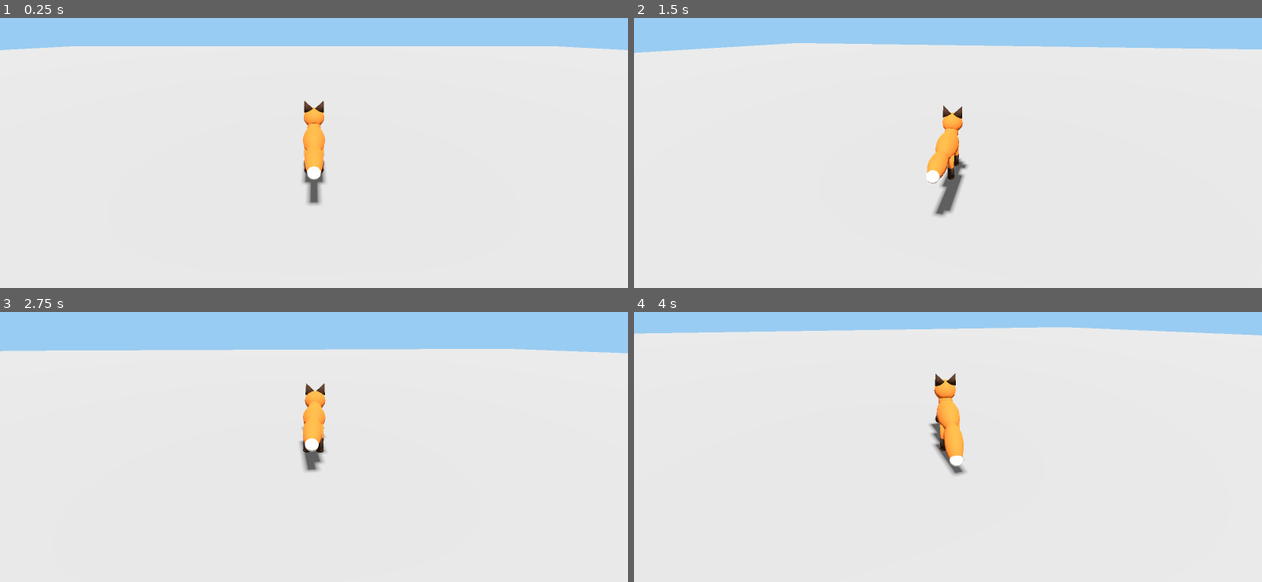
Above: before the commit, frames 1-4 (two rows, left to right).
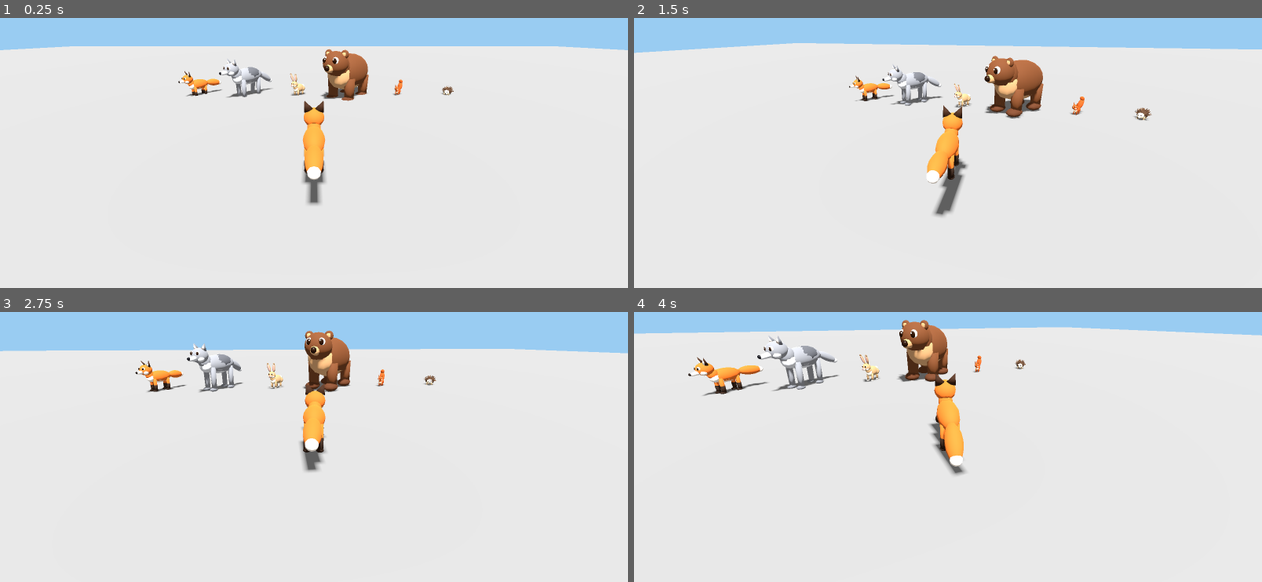
Above: after the commit, the same moments.

Repository: msveshnikov/forest
Game: Godot game, scene res://scenes/test/playground.tscn
The game is run twice, just before and just after one commit, with the same random seed, the same clock (stepped at 60 frames per second) and the same inputs. This scene is started directly instead of the project's main scene.
Inputs (mouse positions are in pixels of both pictures, inside the frame that each line leads up to):
- Up to frame 1 (0.25 s): no input
- Up to frame 2 (1.5 s): move the mouse to (979, 109) at 0.52 s; hold W (move_forward) from 0.53 s (still down); tap Space (jump) at 0.6, 0.77, 1.07 s; click (979, 109) at 0.67 s; move the mouse to (916, 112) at 1.27 s; tap F (attack) at 1.35 s; click (916, 112) at 1.42 s
- Up to frame 3 (2.75 s): keep holding W (move_forward); tap Space (jump) at 1.52, 1.55, 1.82, 2.3 s; move the mouse to (326, 398) at 2.02 s; tap E (interact) at 2.1 s; click (326, 398) at 2.17 s
- Up to frame 4 (4 s): keep holding W (move_forward); move the mouse to (941, 411) at 2.77 s; tap Shift (run) at 2.85 s; click (941, 411) at 2.92 s; tap Space (jump) at 3.02, 3.05, 3.32, 3.6, 3.77 s; move the mouse to (991, 409) at 3.52 s; click (991, 409) at 3.67 s

The runs differ from the first frame. In frame 1, 2.0% of the frame differs, in the area x 28-73%, y 11-31%; in frame 2, 2.7%; in frame 3, 2.5%; in frame 4, 3.1%, in the area x 8-63%, y 2-32%.

Commit message:
Stage 3: wolf, bear, hare, squirrel, hedgehog models with rigs and animations
- species scenes inherit animal_base.tscn, stats in assets/data
- animals on collision layer 2, no platform velocity inheritance between animals

Co-Authored-By: Claude Opus 5.5 <noreply@anthropic.com>

Diff:
--- a/scenes/animals/animal_base.tscn
+++ b/scenes/animals/animal_base.tscn
@@ -7,7 +7,11 @@
 height = 0.6
 
 [node name="Animal" type="CharacterBody3D" unique_id=695309234]
+collision_layer = 2
+collision_mask = 3
 floor_max_angle = 0.872665
+platform_on_leave = 2
+platform_floor_layers = 1
 floor_snap_length = 0.3
 script = ExtResource("1_animal")
 
--- a/scripts/animal.gd
+++ b/scripts/animal.gd
@@ -177,7 +177,7 @@
 	if hidden_in_home:
 		hidden_in_home = false
 		visible = true
-		collision_layer = 1
+		collision_layer = 2
 	if is_player():
 		TimeOfDay.set_fast_forward(false)
 		message.emit("Доброе утро!" if not TimeOfDay.is_night() else "Вы проснулись.")
--- a/scripts/camera_rig.gd
+++ b/scripts/camera_rig.gd
@@ -24,7 +24,7 @@
 func _unhandled_input(event: InputEvent) -> void:
 	if event is InputEventMouseMotion and Input.mouse_mode == Input.MOUSE_MODE_CAPTURED:
 		rotation.y -= event.relative.x * mouse_sensitivity
-		_pitch = clampf(_pitch - event.relative.y * mouse_sensitivity, -1.2, 0.35)
+		_pitch = clampf(_pitch - event.relative.y * mouse_sensitivity, -1.2, 0.15)
 	elif event is InputEventMouseButton and event.pressed:
 		if event.button_index == MOUSE_BUTTON_WHEEL_UP:
 			spring.spring_length = maxf(target.stats.camera_distance * 0.4, spring.spring_length * 0.9)
--- a/scripts/playground.gd
+++ b/scripts/playground.gd
@@ -13,3 +13,17 @@
 	pc.camera_rig = rig
 	Input.mouse_mode = Input.MOUSE_MODE_CAPTURED
 	print("playground: spawned ", a.name, " anims=", a.anim.get_animation_list())
+	var x := -3.0
+	for sp in Game.SPECIES:
+		var o: Animal = Game.animal_scene(sp).instantiate()
+		o.position = Vector3(x, 0.3, -4.0)
+		add_child(o)
+		o.rotation.y = PI * 0.8
+		x += 1.3
+	for i in 12:
+		await get_tree().create_timer(0.1).timeout
+		print(i, " pos ", a.global_position, " vel ", a.velocity, " dir ", a.move_dir, " floor ", a.is_on_floor())
+	for n in get_children():
+		if n is Node3D:
+			print(n.name, " ", n.global_position)
+	print("cam ", get_viewport().get_camera_3d().global_transform)
Binary file added: assets/models/bear.glb
Not shown, added: assets/models/bear.glb.import
Binary file added: assets/models/hare.glb
Not shown, added: assets/models/hare.glb.import
Binary file added: assets/models/hedgehog.glb
Not shown, added: assets/models/hedgehog.glb.import
Binary file added: assets/models/squirrel.glb
Not shown, added: assets/models/squirrel.glb.import
Binary file added: assets/models/wolf.glb
Not shown, added: assets/models/wolf.glb.import
Not shown, added: scripts/debug_shots.gd.uid
